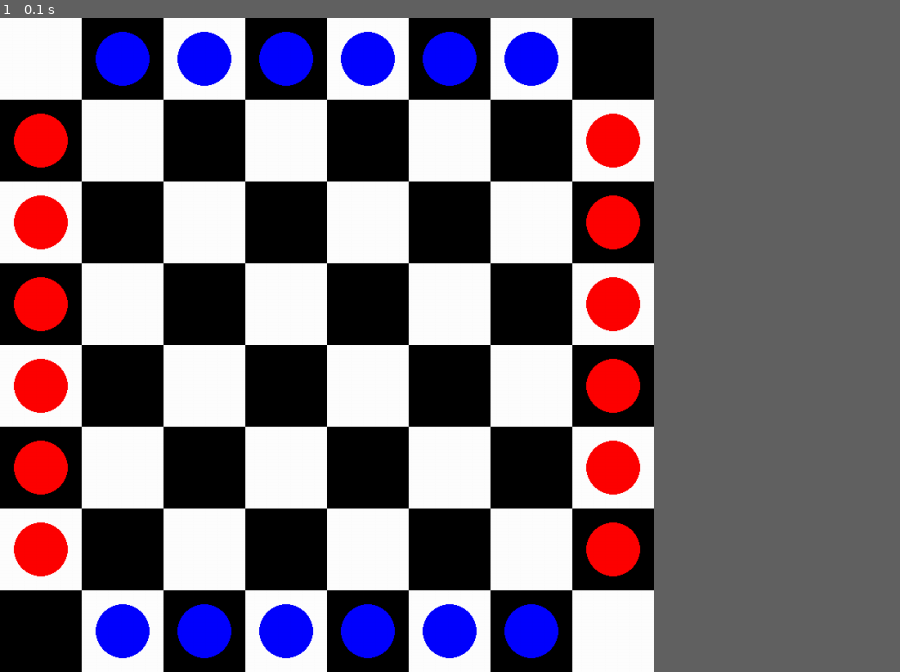
Above: before the commit, frame 1.
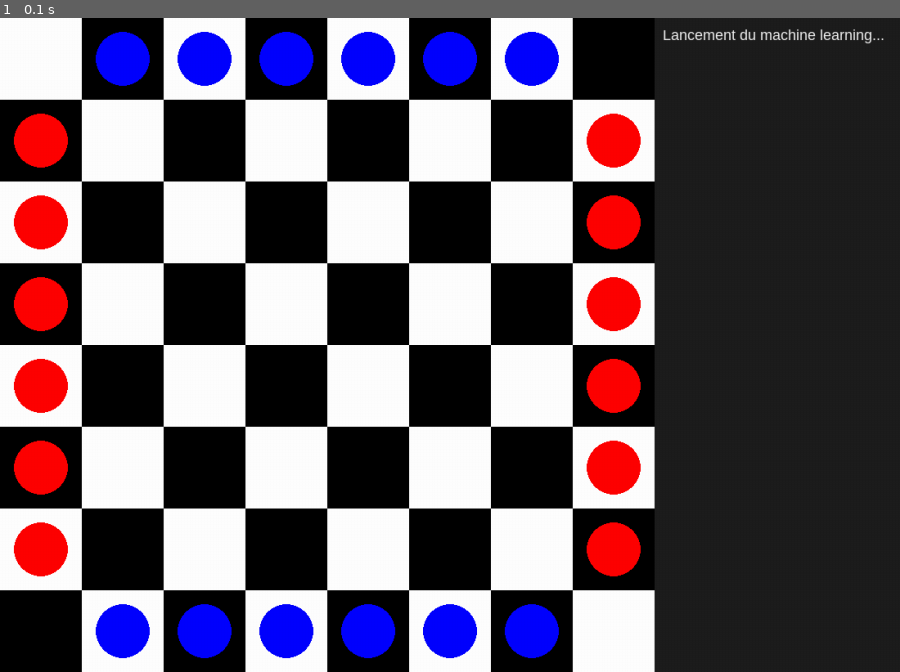
Above: after the commit, the same moment.

Repository: sidramon/LOA-ML
Game: pygame game, started from src/preview_pygame.py
Two runs of this game, one before a commit and one after it. Both use one fixed random seed, a clock stepped at 60 frames per second and the inputs below.
Inputs:
- Up to frame 1 (0.1 s): no input
In our replay, the window is 654x654 before the commit and 900x654 after it. These sizes can differ from the game's own. Grey fills any space a smaller window leaves; there, only what the larger window draws over its background counts as a difference.

The runs differ from the first frame. In frame 1, 1.4% of the frame differs, in the area x 15-99%, y 0-100%.

Commit message:
Launch ML search from preview with stats panel

Diff:
--- a/src/optimization.py
+++ b/src/optimization.py
@@ -1,9 +1,24 @@
 """Weight optimization loop for the AI player."""
 
+from dataclasses import dataclass
 import random
+from typing import Dict
 
 from board import Board
 from cpu import CPUPlayer
+
+
+@dataclass
+class OptimizationStats:
+    """Represents the current status of the optimization loop."""
+
+    best_weights: Dict[str, float]
+    best_score: float
+    iteration: int
+    sigma: float
+    last_candidate: Dict[str, float]
+    last_score: float
+    improved: bool
 
 
 def random_weights():
@@ -65,31 +80,62 @@
     return score
 
 
+class OptimizationRunner:
+    """Utility to step through the stochastic search in a controlled way."""
+
+    def __init__(self, sigma: float = 0.4):
+        self.best = random_weights()
+        self.best_score = fitness(self.best)
+        self.sigma = sigma
+        self.iteration = 0
+        self.last_candidate = self.best
+        self.last_score = self.best_score
+
+    def step(self) -> OptimizationStats:
+        """Performs a single optimization step and returns the updated stats."""
+
+        candidate = perturb(self.best, self.sigma)
+        score = fitness(candidate)
+
+        self.iteration += 1
+        self.last_candidate = candidate
+        self.last_score = score
+
+        improved = False
+        if score > self.best_score:
+            self.best, self.best_score = candidate, score
+            improved = True
+
+        self.sigma = max(0.05, self.sigma * 0.999)
+
+        return OptimizationStats(
+            best_weights=self.best,
+            best_score=self.best_score,
+            iteration=self.iteration,
+            sigma=self.sigma,
+            last_candidate=self.last_candidate,
+            last_score=self.last_score,
+            improved=improved,
+        )
+
+
 def optimize():
-    best = random_weights()
-    best_score = fitness(best)
+    runner = OptimizationRunner()
 
     print("Début de la recherche ML")
-    print(best, "=>", best_score)
-
-    sigma = 0.4
+    print(runner.best, "=>", runner.best_score)
 
     try:
         while True:
-            candidate = perturb(best, sigma)
-            score = fitness(candidate)
-
-            if score > best_score:
-                best, best_score = candidate, score
-                print("\nNOUVEAU MEILLEUR :", best, "score =", best_score)
-
-            sigma = max(0.05, sigma * 0.999)
+            stats = runner.step()
+            if stats.improved:
+                print("\nNOUVEAU MEILLEUR :", stats.best_weights, "score =", stats.best_score)
 
     except KeyboardInterrupt:
         print("\n=== ARRET ===")
         print("Meilleurs poids trouvés :")
-        print(best)
-        print("Score :", best_score)
+        print(runner.best)
+        print("Score :", runner.best_score)
 
 
 if __name__ == "__main__":
--- a/src/preview_pygame.py
+++ b/src/preview_pygame.py
@@ -1,8 +1,11 @@
+import threading
+
 import pygame
 from board import Board
+from optimization import OptimizationRunner, OptimizationStats
 
 # Constants
-WIDTH, HEIGHT = 800, 800
+WIDTH, HEIGHT = 1100, 800
 GRID_SIZE = 100
 FPS = 30
 
@@ -11,6 +14,46 @@
 BLACK = (0, 0, 0)
 PLAYER2_COLOR = (0, 0, 255)  # Blue for player 2
 PLAYER4_COLOR = (255, 0, 0)  # Red for player 4
+PANEL_BG = (30, 30, 30)
+TEXT_COLOR = (240, 240, 240)
+
+
+class OptimizationStatsStore:
+    """Thread-safe container to share optimization stats with the UI."""
+
+    def __init__(self):
+        self.lock = threading.Lock()
+        self.stats: OptimizationStats | None = None
+
+    def update(self, stats: OptimizationStats):
+        with self.lock:
+            self.stats = stats
+
+    def get(self) -> OptimizationStats | None:
+        with self.lock:
+            return self.stats
+
+
+def create_initial_stats(runner: OptimizationRunner) -> OptimizationStats:
+    return OptimizationStats(
+        best_weights=runner.best,
+        best_score=runner.best_score,
+        iteration=runner.iteration,
+        sigma=runner.sigma,
+        last_candidate=runner.last_candidate,
+        last_score=runner.last_score,
+        improved=True,
+    )
+
+
+def optimization_loop(store: OptimizationStatsStore, stop_event: threading.Event):
+    runner = OptimizationRunner()
+    store.update(create_initial_stats(runner))
+
+    while not stop_event.is_set():
+        stats = runner.step()
+        store.update(stats)
+
 
 def draw_board(screen, board):
     for y in range(8):
@@ -27,6 +70,33 @@
             elif piece == 4:
                 pygame.draw.circle(screen, PLAYER4_COLOR, rect.center, GRID_SIZE // 3)
 
+
+def draw_stats_panel(screen, font, stats: OptimizationStats | None):
+    panel_rect = pygame.Rect(8 * GRID_SIZE, 0, WIDTH - 8 * GRID_SIZE, HEIGHT)
+    pygame.draw.rect(screen, PANEL_BG, panel_rect)
+
+    lines = []
+    if stats is None:
+        lines.append("Lancement du machine learning...")
+    else:
+        lines.append("Optimisation en cours")
+        lines.append(f"Itération : {stats.iteration}")
+        lines.append(f"Sigma : {stats.sigma:.3f}")
+        lines.append(f"Score meilleur : {stats.best_score:.2f}")
+        lines.append("Poids optimaux :")
+        for key, value in stats.best_weights.items():
+            lines.append(f"  {key}: {value:.2f}")
+        lines.append("Dernier duel :")
+        lines.append(f"  Score candidat : {stats.last_score:.2f}")
+        lines.append("  Heuristique testée :")
+        for key, value in stats.last_candidate.items():
+            lines.append(f"    {key}: {value:.2f}")
+
+    for i, text in enumerate(lines):
+        surface = font.render(text, True, TEXT_COLOR)
+        screen.blit(surface, (panel_rect.x + 10, 10 + i * 22))
+
+
 def main():
     pygame.init()
     screen = pygame.display.set_mode((WIDTH, HEIGHT))
@@ -34,6 +104,14 @@
     clock = pygame.time.Clock()
 
     board = Board()  # Initialize the game board
+    font = pygame.font.SysFont("Arial", 18)
+
+    stats_store = OptimizationStatsStore()
+    stop_event = threading.Event()
+    opt_thread = threading.Thread(
+        target=optimization_loop, args=(stats_store, stop_event), daemon=True
+    )
+    opt_thread.start()
     running = True
 
     while running:
@@ -43,10 +121,14 @@
 
         screen.fill(BLACK)
         draw_board(screen, board)
+        draw_stats_panel(screen, font, stats_store.get())
         pygame.display.flip()
         clock.tick(FPS)
 
+    stop_event.set()
+    opt_thread.join()
     pygame.quit()
+
 
 if __name__ == "__main__":
     main()
